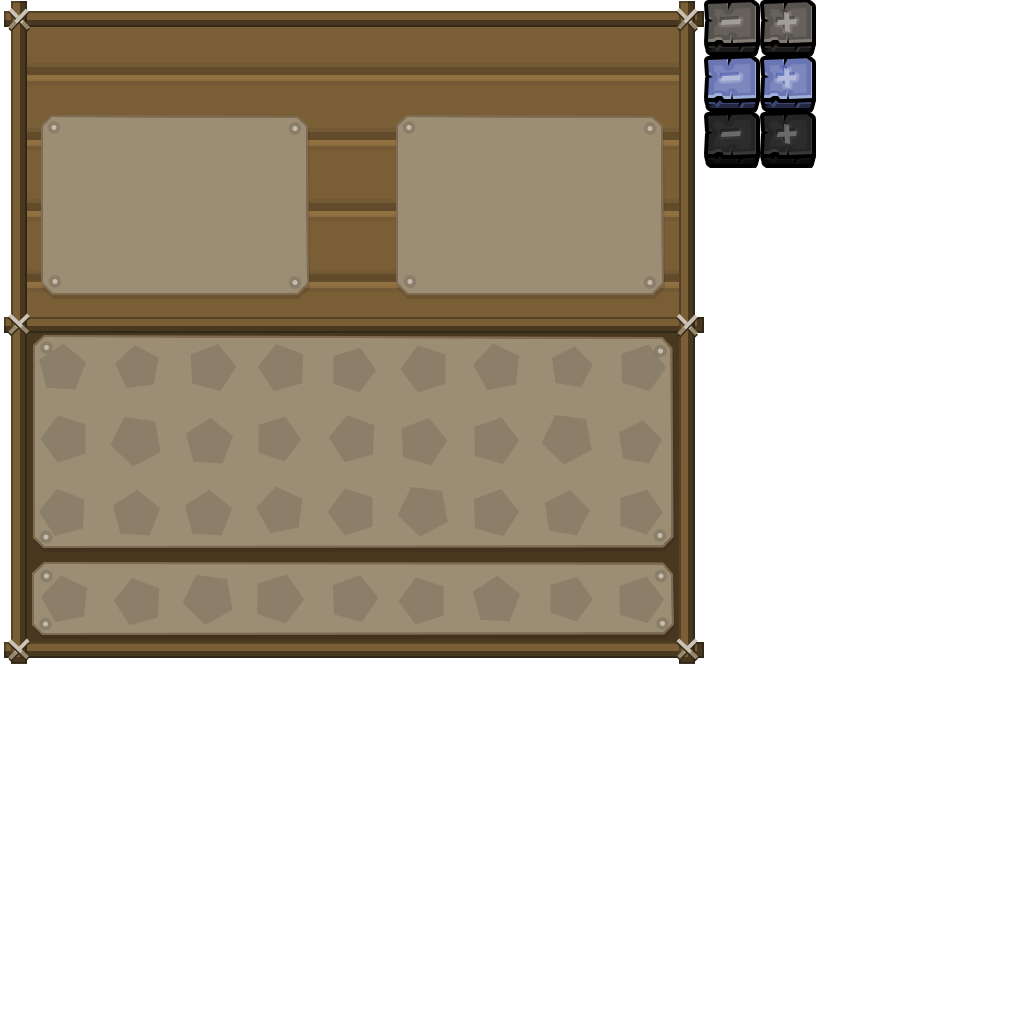
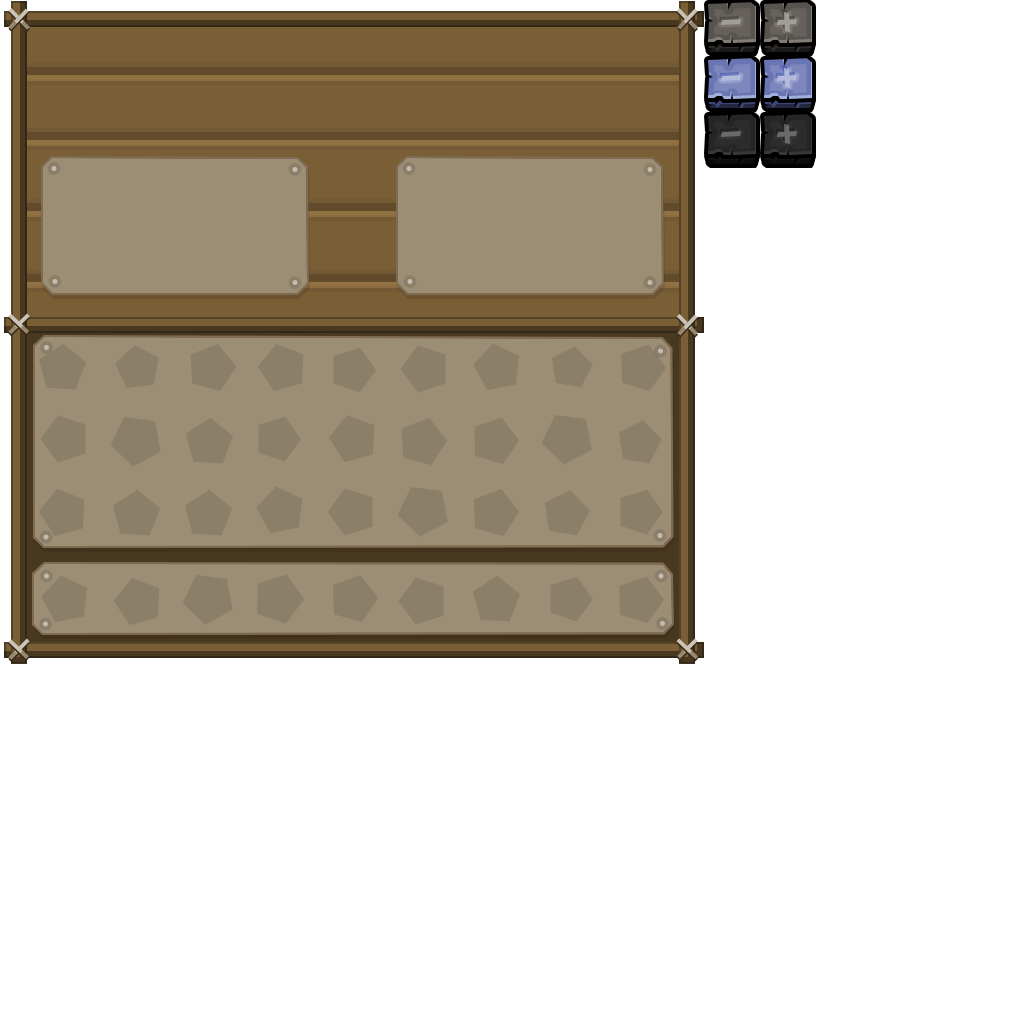
Layer changes from the first 1024 x 1024 image to the second:
painted on "elipsis" over [51, 125, 653, 172]
painted on "Forme 19" over [41, 115, 664, 280]
